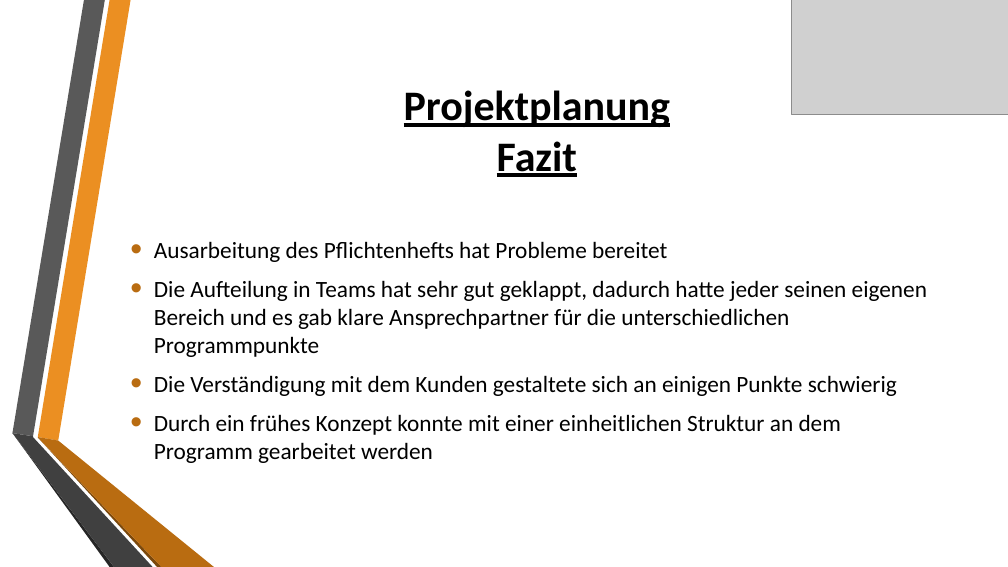
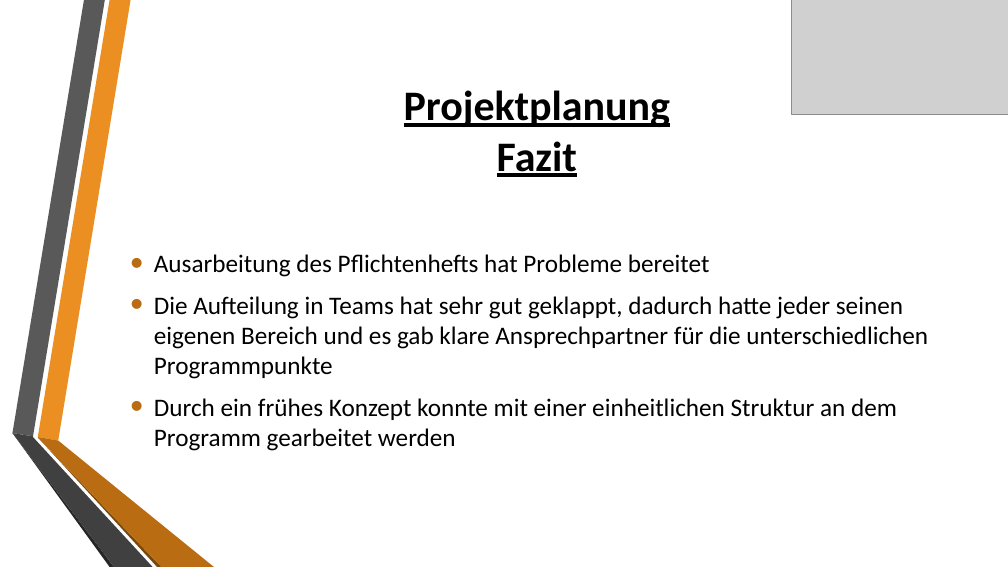
Before and after one commit to Hator21/GeoGraph2017, a slide deck: slide 7 of Praesentation/Geograph 2017.pptx. Drawn at 1008x567 pixels with LibreOffice and Linux fonts; fonts in the diff are those of the drawing; grey boxes stand for pictures; background and template pictures are left out. Boxes give left, top, right and bottom in pixels: in the first picture for what was removed or moved away, otherwise in the second. Text is boxed around its words. In the diff, an @@ line names an element or a change of style, - is before the commit and + after.

Commit message:
Weitere Ausarbeitung der Präsentation

```diff
--- a/Praesentation/Geograph 2017.pptx
+++ b/Praesentation/Geograph 2017.pptx
@@ text "Ausarbeitung des Pflichtenhefts hat Probleme ..." at <box>154,254,928,451</box>: size 22.2 to 24 pt @@
@@ text at <box>154,375,897,396</box>: paragraph removed @@
-• Die Verständigung mit dem Kunden gestaltete sich an einigen Punkte schwierig
```
Also in this commit, not shown: 3 other slides changed, 2 other files.
